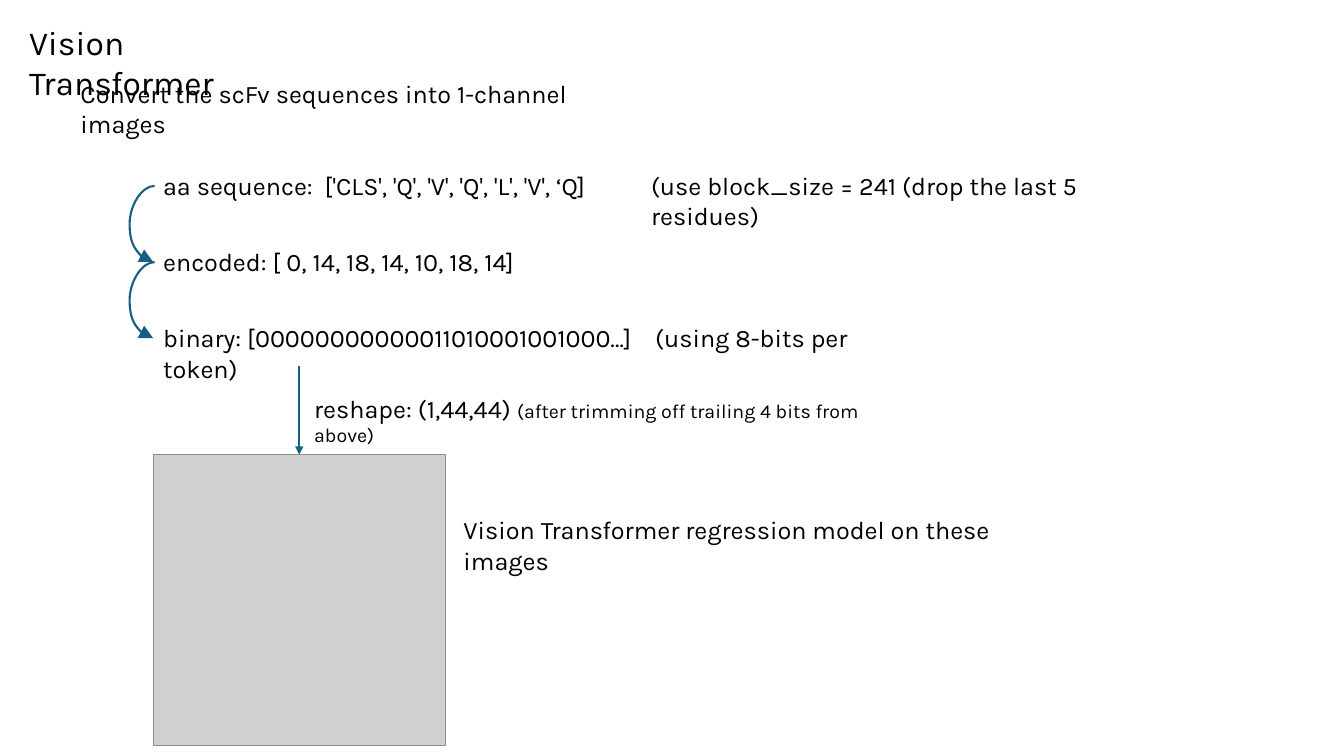
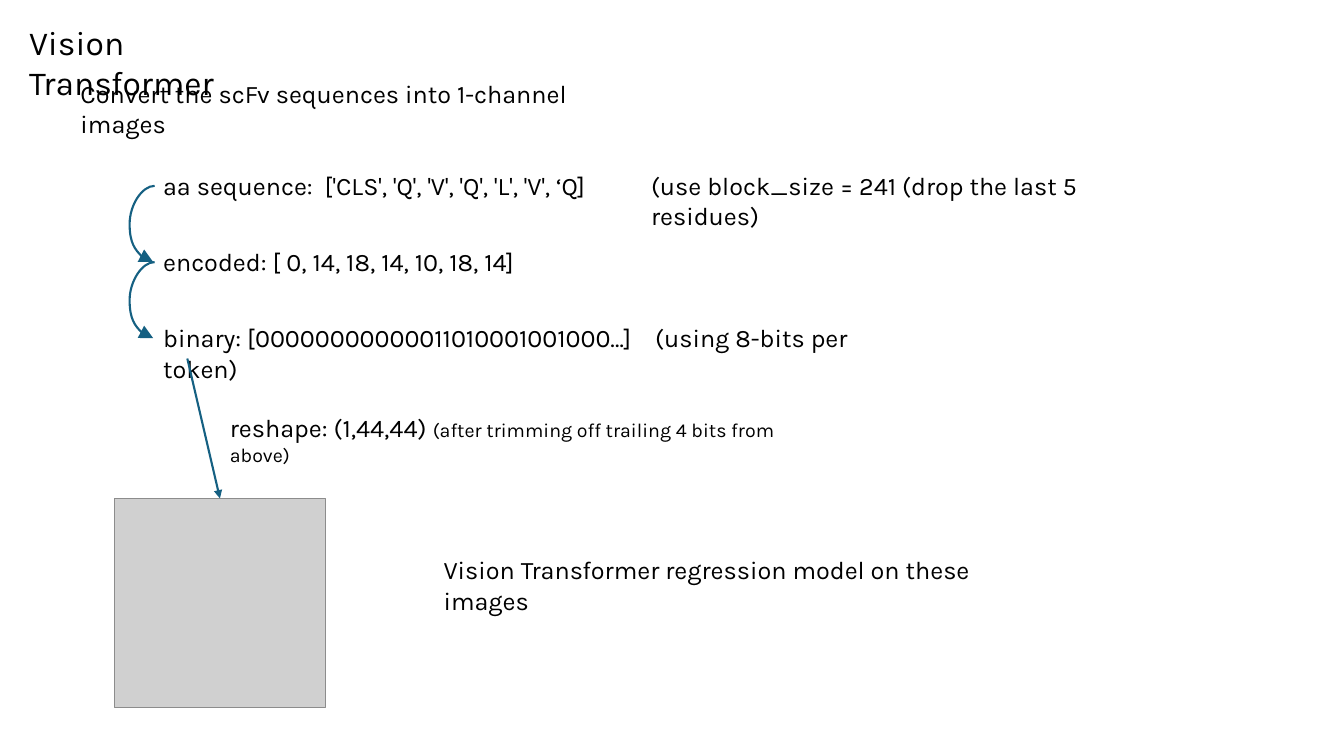
Before and after one commit to planaria158/BERT-antibody-antigen-binding-energy, a slide deck: slide 9 of Homework-aAlphaBio.pptx (slide 8 before the commit). Drawn at 1344x756 pixels with LibreOffice and Linux fonts; fonts in the diff are those of the drawing; grey boxes stand for pictures. Boxes give left, top, right and bottom in pixels: in the first picture for what was removed or moved away, otherwise in the second. Text is boxed around its words. In the diff, an @@ line names an element or a change of style, - is before the commit and + after.

```diff
--- a/Homework-aAlphaBio.pptx
+++ b/Homework-aAlphaBio.pptx
@@ arrow moved from (299, 366) - (299, 455) to (188, 359) - (220, 499) @@
@@ text "reshape: (1,44,44) (after trimming off ...": place and size @@
-text "reshape: (1,44,44) (after trimming off ..." at bbox=[314, 400, 859, 424]
+text "reshape: (1,44,44) (after trimming off ..." at bbox=[230, 419, 774, 443]
@@ picture: place and size @@
-picture at bbox=[153, 455, 446, 746]
+picture at bbox=[115, 499, 326, 709]
@@ text "Vision Transformer regression model on ...": place and size @@
-text "Vision Transformer regression model on ..." at bbox=[463, 521, 990, 576]
+text "Vision Transformer regression model on ..." at bbox=[444, 561, 970, 616]
```
Also in this commit, not shown: 7 other slides changed, 5 slides added.
